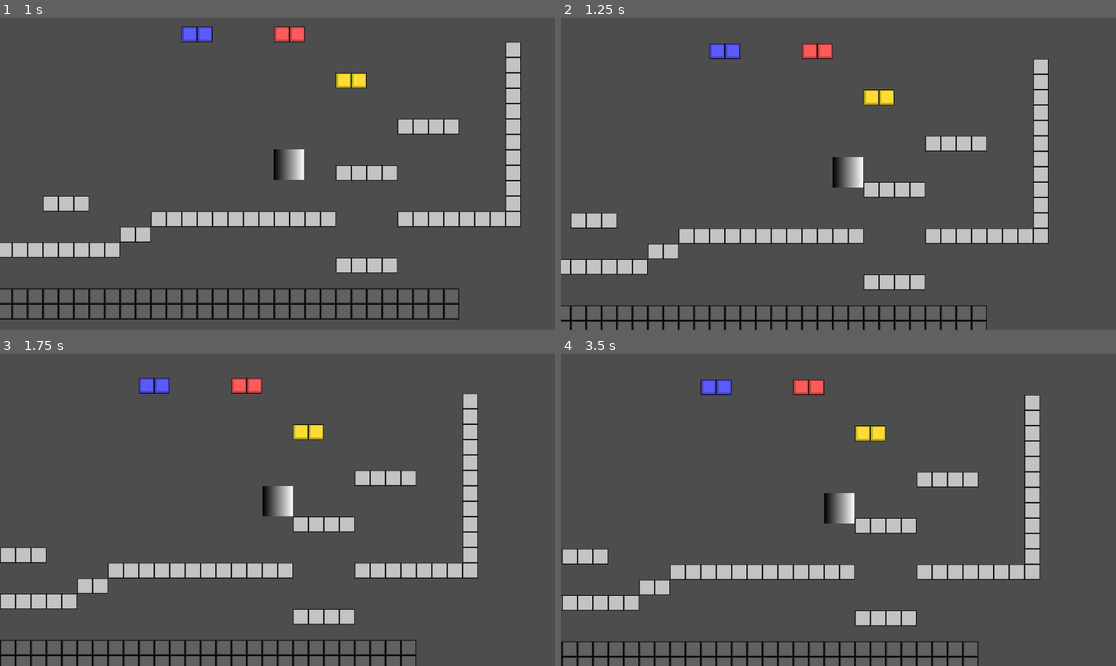
Above: before the commit, frames 1-4 (two rows, left to right).
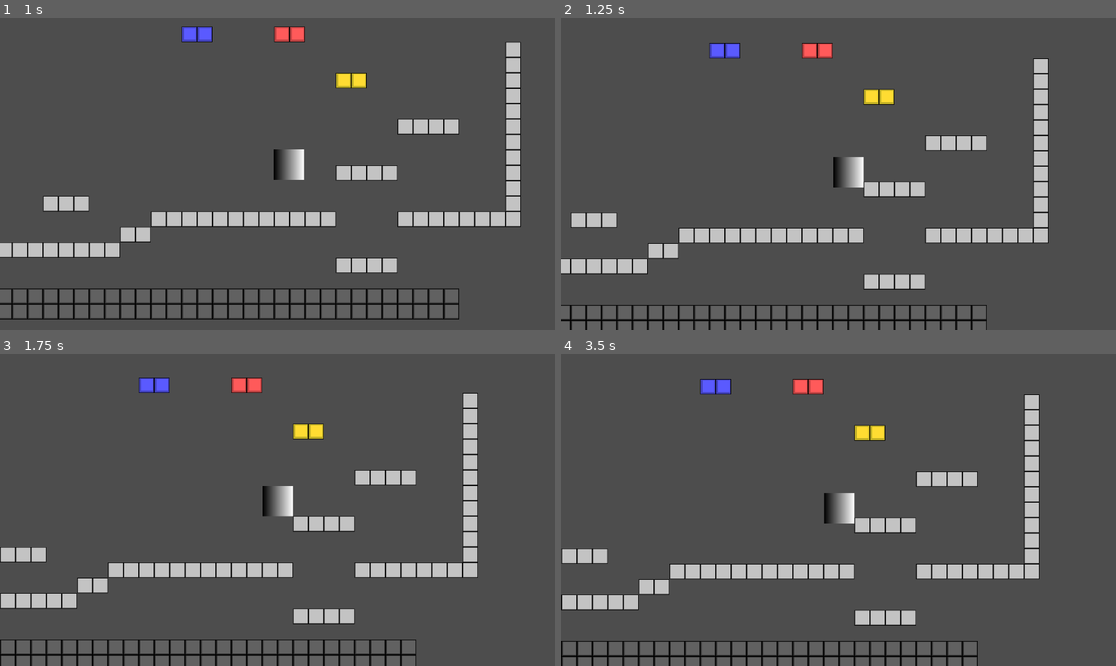
Above: after the commit, the same moments.

Repository: return-misaPuding/swatch-platformer
Game: Godot game, scene res://main.tscn
Same seed, same stepped clock (60 frames per second), same inputs: the game is played once before the commit and once after it.
Inputs:
- Up to frame 1 (1 s): tap Enter at 0.5 s; hold Right (ui_right) from 0.53 s (still down); tap Alt at 0.6 s; tap W (jump) at 0.77 s
- Up to frame 2 (1.25 s): keep holding Right (ui_right)
- Up to frame 3 (1.75 s): keep holding Right (ui_right); tap Shift at 1.35 s; tap W (jump) at 1.52 s
- Up to frame 4 (3.5 s): release Right (ui_right) at 2.03 s; hold Left (ui_left) 2.03-2.78 s; tap Alt at 2.1 s; hold Right (ui_right) from 2.78 s (still down); tap Shift at 2.85 s; tap W (jump) at 3.02 s

Frame 1 is identical in both runs. In frame 2, 2.2% of the frame differs, in the area x 0-88%, y 8-98%; in frame 3, 2.1%; in frame 4, 4.0%, in the area x 0-87%, y 8-100%.

Commit message:
added a velocity cancel ability

Diff:
--- a/main.tscn
+++ b/main.tscn
@@ -12,23 +12,30 @@
 
 [sub_resource type="GradientTexture2D" id="GradientTexture2D_272bh"]
 gradient = SubResource("Gradient_7mycd")
+width = 63
+height = 63
 
 [sub_resource type="Gradient" id="Gradient_5vw27"]
 colors = PackedColorArray(0, 0, 0, 1, 1, 0.78431374, 0.19607843, 1)
 
 [sub_resource type="GradientTexture2D" id="GradientTexture2D_kek77"]
 gradient = SubResource("Gradient_5vw27")
+width = 63
+height = 63
 
 [sub_resource type="Gradient" id="Gradient_4c57u"]
 colors = PackedColorArray(0, 0, 0, 1, 0.3529412, 0.3529412, 0.7529412, 1)
 
 [sub_resource type="GradientTexture2D" id="GradientTexture2D_efxa6"]
 gradient = SubResource("Gradient_4c57u")
+width = 63
 
 [sub_resource type="Gradient" id="Gradient_dg77c"]
 
 [sub_resource type="GradientTexture2D" id="GradientTexture2D_ycdy4"]
 gradient = SubResource("Gradient_dg77c")
+width = 63
+height = 63
 
 [sub_resource type="Gradient" id="Gradient_7dm0k"]
 
@@ -39,6 +46,9 @@
 
 [sub_resource type="RectangleShape2D" id="RectangleShape2D_0xm2m"]
 size = Vector2(63, 63)
+
+[sub_resource type="RectangleShape2D" id="RectangleShape2D_7mycd"]
+size = Vector2(62, 62)
 
 [sub_resource type="TileSetAtlasSource" id="TileSetAtlasSource_0xm2m"]
 texture = ExtResource("2_0xm2m")
@@ -97,7 +107,7 @@
 texture = SubResource("GradientTexture2D_ig7tw")
 
 [node name="CollisionShape2D" type="CollisionShape2D" parent="Player"]
-position = Vector2(0.5, 1.5)
+position = Vector2(0, 1)
 shape = SubResource("RectangleShape2D_0xm2m")
 
 [node name="Camera2D" type="Camera2D" parent="Player"]
@@ -105,6 +115,12 @@
 position_smoothing_enabled = true
 position_smoothing_speed = 10.0
 
+[node name="Area2D" type="Area2D" parent="Player"]
+
+[node name="CollisionShape2D" type="CollisionShape2D" parent="Player/Area2D"]
+position = Vector2(0, 1)
+shape = SubResource("RectangleShape2D_7mycd")
+
 [node name="TileMapLayer" type="TileMapLayer" parent="."]
 tile_map_data = PackedByteArray("AADp//f/AQAAAAAAAADp//j/AQAAAAAAAADp//n/AQAAAAAAAADp//r/AQAAAAAAAADp//v/AQAAAAAAAADp// …(2912 unchanged characters)…
 tile_set = SubResource("TileSet_h2yge")
--- a/player.gd
+++ b/player.gd
@@ -1,11 +1,12 @@
 extends CharacterBody2D
-
+signal enemy_hit
 @export var red_sprite: Texture2D
 @export var yellow_sprite: Texture2D
 @export var blue_sprite: Texture2D
 @export var colorless_sprite: Texture2D
 @onready var sprite_array = [colorless_sprite,yellow_sprite, red_sprite, blue_sprite]
 @onready var sprite = $Sprite2D
+const FULL_MASK = 0b1111
 const MAIN_SPEED = 280.0
 var SPEED = MAIN_SPEED
 const JUMP_VELOCITY = -400.0
@@ -15,7 +16,7 @@
 var color_counter = 1
 var first_frame = true
 func inv_col_mask(no_collide: int) -> int:
-	var full = 0b1111
+	var full = FULL_MASK
 	var res = full-2**(no_collide-1)
 	collision_mask = res
 	return res
@@ -28,7 +29,7 @@
 		velocity += get_gravity() * delta
 	else:
 		double_jump = 2
-
+		velocity_cancel_charge = 3
 	# Handle jump.
 	if Input.is_action_just_pressed("jump") and (is_on_floor() or double_jump > 0):
 		velocity.y = JUMP_VELOCITY
@@ -43,12 +44,25 @@
 		else:
 			inv_col_mask(color_counter)
 		sprite.texture = sprite_array[color_counter-1]
-		print(color_counter)
-		print(collision_mask)
+		#print(color_counter)
+		#print(collision_mask)
 
 
 	if Input.is_action_just_pressed("velocity_cancel"):
-		pass
+		if velocity_cancel_charge > 1:
+			velocity_cancel_charge -= 1
+			velocity.x = 0
+			velocity.y = 0
+		elif velocity_cancel_charge > 0:
+			velocity_cancel_charge -= 1
+			velocity.x /= 4
+			velocity.y /= 4 #velocity cancel loses effectiveness after the 2nd use
+			#how long do you plan on staying in the air? :p
+			color_counter = 1
+			collision_mask = FULL_MASK
+			sprite.texture = colorless_sprite #'punish' cancel spam by switching to colorless
+
+
 	# Get the input direction and handle the movement/deceleration.
 	# As good practice, you should replace UI actions with custom gameplay actions.
 	var direction := Input.get_axis("ui_left", "ui_right")
Not shown: 1 places in main.tscn that only renumber resources
